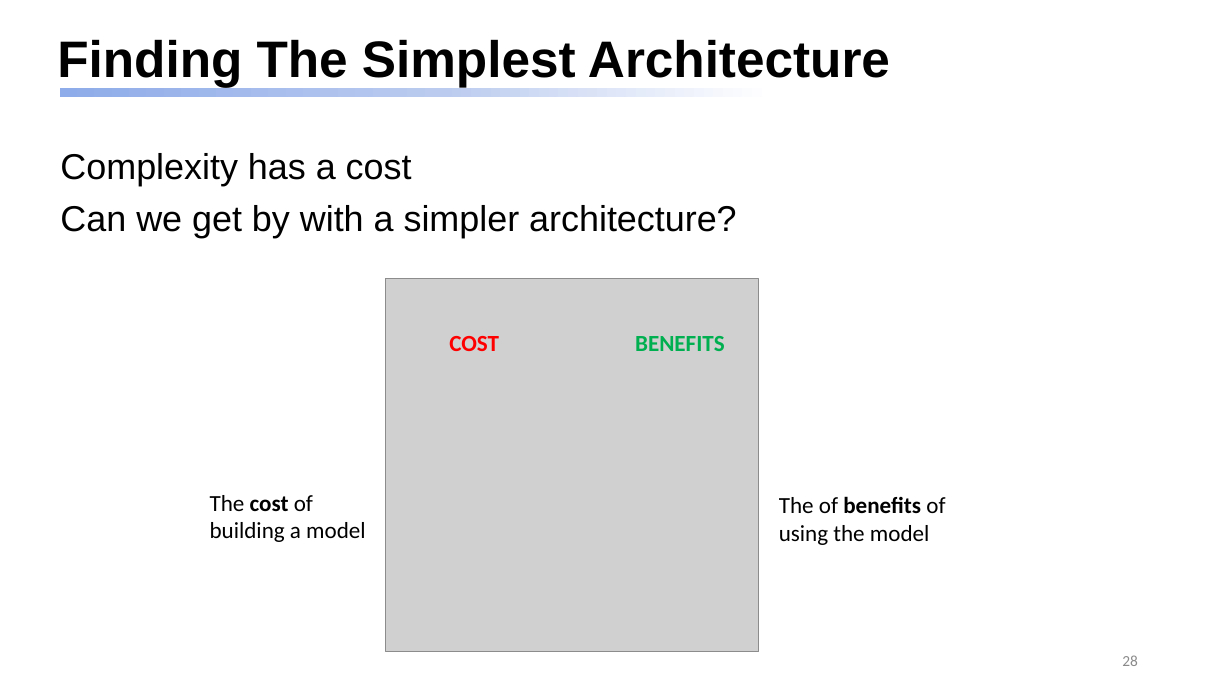
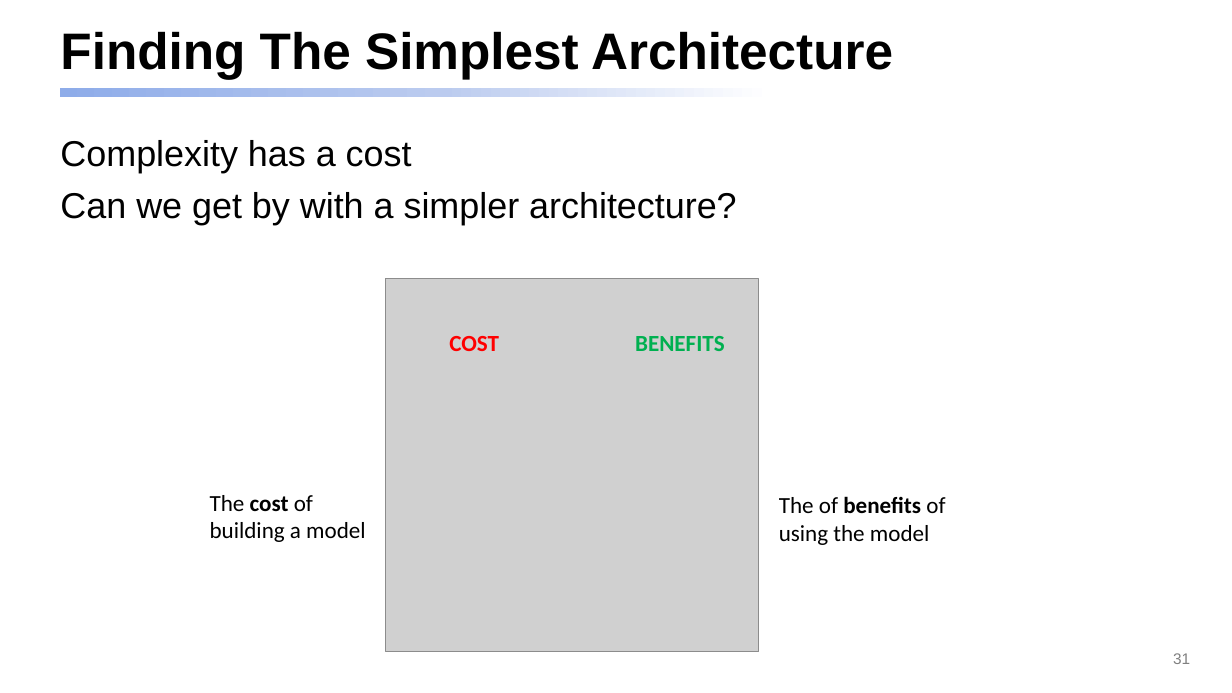
Before and after one commit to dmccreary/genai-arch-patterns, a slide deck: slide 31 of slides/One-Hour-Talk.pptx (slide 28 before the commit). Drawn at 1232x693 pixels with LibreOffice and Linux fonts; fonts in the diff are those of the drawing; grey boxes stand for pictures. Boxes give left, top, right and bottom in pixels: in the first picture for what was removed or moved away, otherwise in the second. Text is boxed around its words. In the diff, an @@ line names an element or a change of style, - is before the commit and + after.

```diff
--- a/slides/One-Hour-Talk.pptx
+++ b/slides/One-Hour-Talk.pptx
@@ title "Finding The Simplest Architecture": place and size @@
-title "Finding The Simplest Architecture" at <box>57,39,890,87</box>
+title "Finding The Simplest Architecture" at <box>60,31,893,79</box>
@@ text "Complexity has a cost": place and size @@
-text "Complexity has a cost" at <box>60,153,737,238</box>
+text "Complexity has a cost" at <box>60,140,737,225</box>
@@ page number at <box>1173,653,1190,664</box>: text changed; font Calibri to Arial; text colour #8C8C8C to #808080 @@
-28
+31
```
Also in this commit, not shown: 22 other slides changed, 5 slides added, 1 slide removed, 7 other files.
